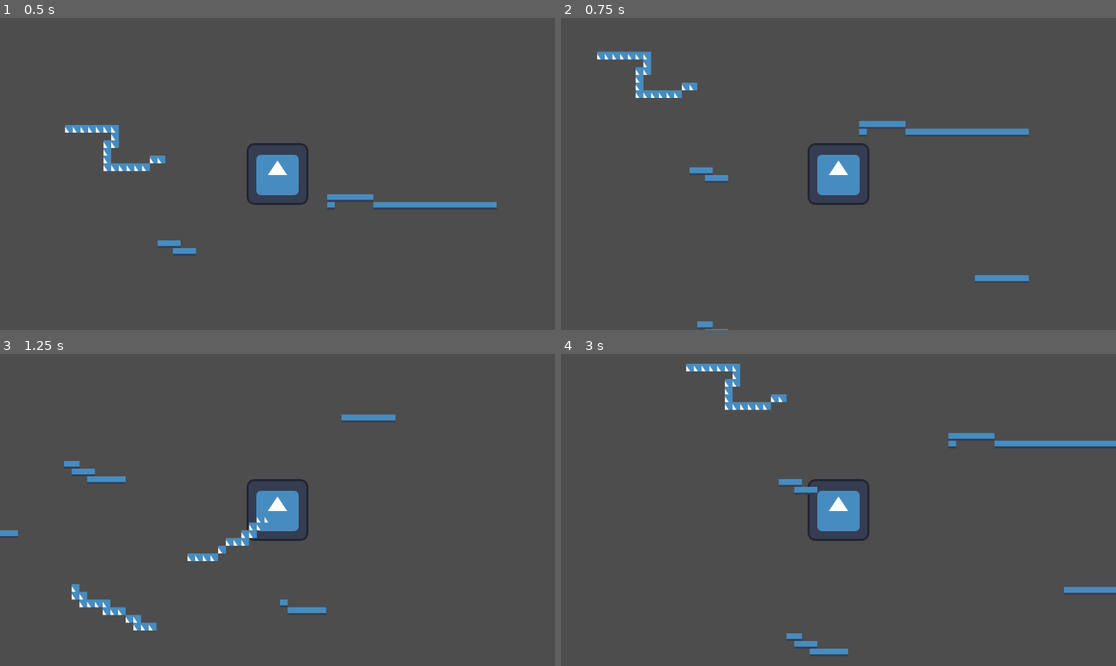
Above: before the commit, frames 1-4 (two rows, left to right).
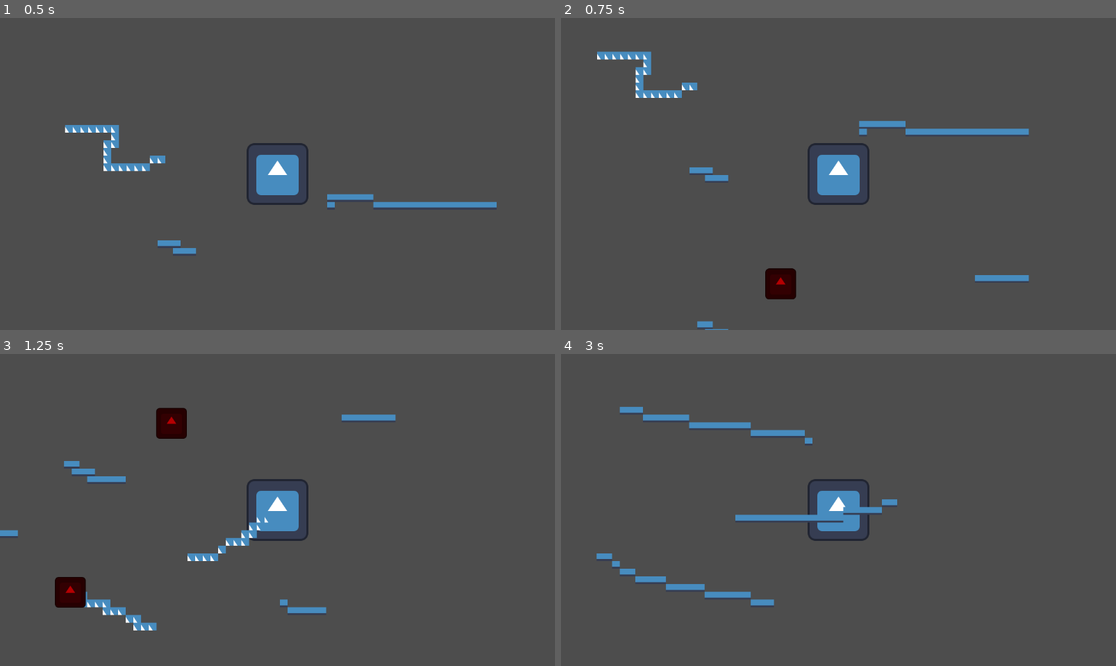
Above: after the commit, the same moments.

Repository: Avare-Game-Studio/Mechanic_Puzzle
Game: Godot game, scene res://scenes/world.tscn
Two runs of this game, one before a commit and one after it. Both use one fixed random seed, a clock stepped at 60 frames per second and the inputs below. The engine's default icon, where the game draws it, is replaced by a stand-in: a white triangle on a blue panel in a dark square.
Inputs:
- Up to frame 1 (0.5 s): no input
- Up to frame 2 (0.75 s): tap Enter (ui_accept) at 0.5 s; hold Right (ui_right) from 0.53 s (still down)
- Up to frame 3 (1.25 s): keep holding Right (ui_right); tap Enter (ui_accept) at 0.77 s
- Up to frame 4 (3 s): tap Enter (ui_accept) at 1.52 s; release Right (ui_right) at 2.03 s; hold Left (ui_left) 2.03-2.78 s; hold Right (ui_right) from 2.78 s (still down)

Frame 1 is identical in both runs. In frame 2, 0.6% of the frame differs, in the area x 36-43%, y 80-91%; in frame 3, 1.1%; in frame 4, 3.8%, in the area x 6-100%, y 3-97%.

Commit message:
Fixed collision detection issue after scene reload using global groups and manual signal connection

Diff:
--- /dev/null
+++ b/Scripts/enemy.gd
@@ -0,0 +1,26 @@
+extends Area2D
+
+@export var speed: float = 100.0
+@export var distance: float = 200.0 # Ne kadar uzağa gidecek?
+
+var start_pos: Vector2
+var direction: int = 1
+
+func _ready() -> void:
+	start_pos = global_position
+	body_entered.connect(_on_body_entered)
+
+func _process(delta: float) -> void:
+	# İleri geri hareket mantığı
+	position.x += speed * delta * direction
+
+	# Başlangıç noktasından çok uzaklaştıysa geri dön
+	if abs(position.x - start_pos.x) > distance:
+		direction *= -1
+
+
+func _on_body_entered(body: Node2D) -> void:
+	# Artık isimle değil, grup üyeliğiyle kontrol ediyoruz
+	if body.is_in_group("players"):
+		print("DÜŞMAN YAKALADI! Oyun sıfırlanıyor...")
+		get_tree().reload_current_scene()
--- a/Scripts/player.gd
+++ b/Scripts/player.gd
@@ -3,7 +3,6 @@
 
 const SPEED = 300.0
 const JUMP_VELOCITY = -400.0
-
 
 func _physics_process(delta: float) -> void:
 	# Add the gravity.
@@ -18,7 +17,6 @@
 	# As good practice, you should replace UI actions with custom gameplay actions.
 	var direction := Input.get_axis("ui_left", "ui_right")
 	if direction:
-		print("yön: ", direction)
 		velocity.x = direction * SPEED
 		if direction > 0:
 			$Sprite2D.flip_h = false # Sağa bak
@@ -28,7 +26,7 @@
 		velocity.x = move_toward(velocity.x, 0, SPEED)
 
 	move_and_slide()
-	if global_position.y > 1000: # Karakter çok aşağı düştüyse
+	if global_position.y > 5000: # Karakter çok aşağı düştüyse
 		get_tree().reload_current_scene() # Bölümü yeniden başlat
 
 
--- a/project.godot
+++ b/project.godot
@@ -15,6 +15,10 @@
 config/features=PackedStringArray("4.6", "GL Compatibility")
 config/icon="res://icon.svg"
 
+[global_group]
+
+players=""
+
 [physics]
 
 3d/physics_engine="Jolt Physics"
--- a/scenes/Player.tscn
+++ b/scenes/Player.tscn
@@ -5,7 +5,7 @@
 
 [sub_resource type="RectangleShape2D" id="RectangleShape2D_4vejd"]
 
-[node name="Player" type="CharacterBody2D" unique_id=694913628]
+[node name="Player" type="CharacterBody2D" unique_id=694913628 groups=["players"]]
 script = ExtResource("1_v6fml")
 
 [node name="CollisionShape2D" type="CollisionShape2D" parent="." unique_id=593457450]
--- /dev/null
+++ b/scenes/enemy.tscn
@@ -0,0 +1,19 @@
+[gd_scene format=3 uid="uid://c5y7xyaxogvqj"]
+
+[ext_resource type="Script" uid="uid://beabi57647jwi" path="res://Scripts/enemy.gd" id="1_md0e3"]
+[ext_resource type="Texture2D" uid="uid://bnhyjn4mt58nm" path="res://icon.svg" id="2_4ra3w"]
+
+[sub_resource type="CircleShape2D" id="CircleShape2D_5uy6h"]
+radius = 64.49806
+
+[node name="Enemy" type="Area2D" unique_id=138182700]
+scale = Vector2(0.5, 0.5)
+collision_layer = 2
+script = ExtResource("1_md0e3")
+
+[node name="Sprite2D" type="Sprite2D" parent="." unique_id=2145334601]
+modulate = Color(0.7126687, 0, 0.009266613, 1)
+texture = ExtResource("2_4ra3w")
+
+[node name="CollisionShape2D" type="CollisionShape2D" parent="." unique_id=1744218016]
+shape = SubResource("CircleShape2D_5uy6h")
--- a/scenes/world.tscn
+++ b/scenes/world.tscn
@@ -2,6 +2,7 @@
 
 [ext_resource type="PackedScene" uid="uid://diub5pj3k5sap" path="res://scenes/Player.tscn" id="1_nnsk1"]
 [ext_resource type="Texture2D" uid="uid://bnhyjn4mt58nm" path="res://icon.svg" id="2_rwgxs"]
+[ext_resource type="PackedScene" uid="uid://c5y7xyaxogvqj" path="res://scenes/enemy.tscn" id="3_4wyf3"]
 
 [sub_resource type="RectangleShape2D" id="RectangleShape2D_nnsk1"]
 
@@ -155,4 +156,13 @@
 tile_map_data = PackedByteArray("AAAFAPv/AAAEAAIAAAAGAPv/AAAEAAIAAAAHAPv/AAAEAAIAAAAIAPv/AAAEAAIAAAAJAPv/AAAEAAIAAAAKAP …(3264 unchanged characters)…
 tile_set = SubResource("TileSet_k0juu")
 
+[node name="Enemy" parent="." unique_id=138182700 instance=ExtResource("3_4wyf3")]
+position = Vector2(365, 398)
+
+[node name="Enemy2" parent="." unique_id=879040357 instance=ExtResource("3_4wyf3")]
+position = Vector2(155, 749)
+
+[node name="Enemy3" parent="." unique_id=448985073 instance=ExtResource("3_4wyf3")]
+position = Vector2(801, 986)
+
 [connection signal="body_entered" from="Area2D" to="Player" method="_on_area_2d_body_entered"]
Not shown, added: Scripts/enemy.gd.uid
